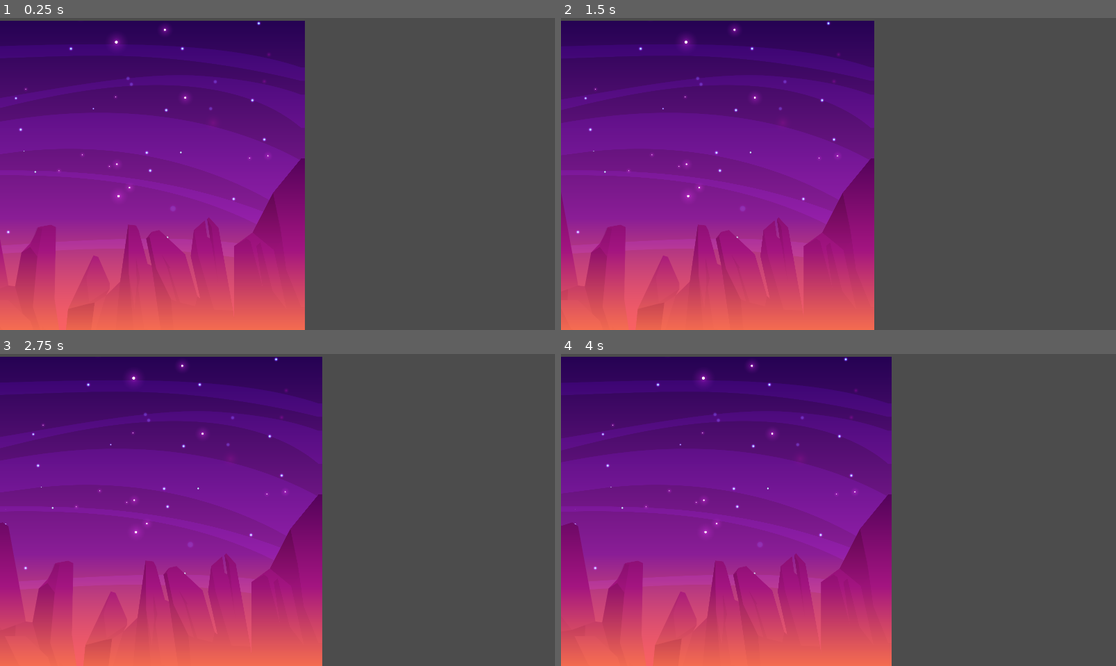
Above: before the commit, frames 1-4 (two rows, left to right).
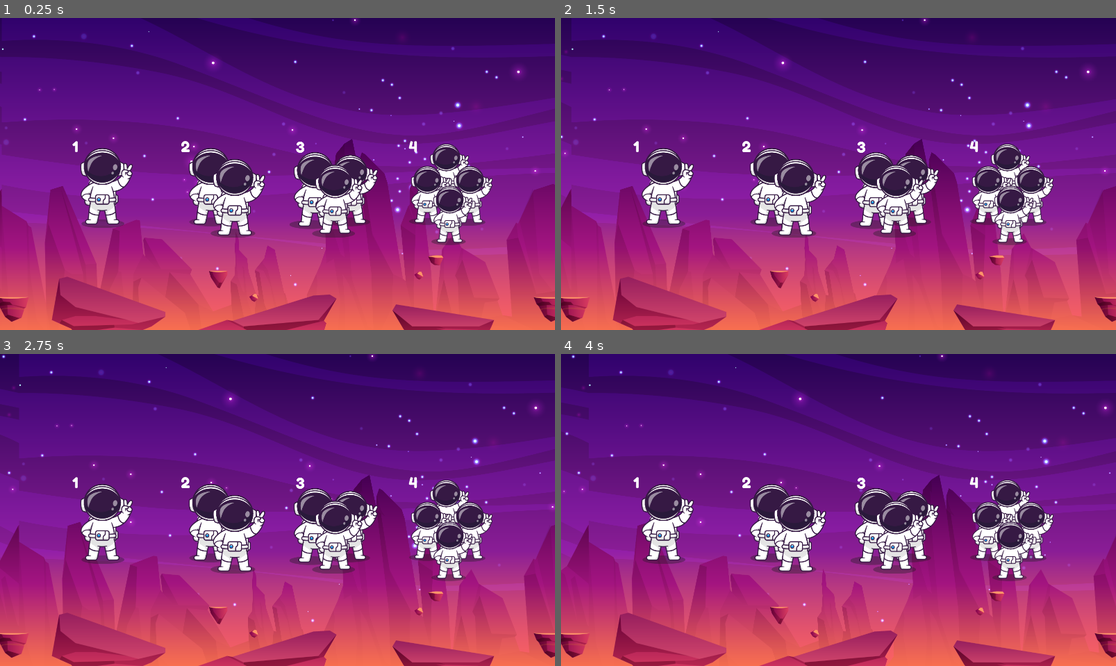
Above: after the commit, the same moments.

Repository: carrilloycardenas/Carrera-espacial
Game: Godot game, scene res://menus/numJugadores.tscn
Two runs of this game, one before a commit and one after it. Both use one fixed random seed, a clock stepped at 60 frames per second and the inputs below. The project has no main scene, so this scene is started directly.
Inputs (mouse positions are in pixels of both pictures, inside the frame that each line leads up to):
- Up to frame 1 (0.25 s): no input
- Up to frame 2 (1.5 s): click (660, 183) at 0.52 s; click (783, 189) at 1.27 s
- Up to frame 3 (2.75 s): click (333, 525) at 2.02 s
- Up to frame 4 (4 s): click (1010, 528) at 2.77 s; hold Right (ui_right) from 3.53 s (still down)

The runs differ from the first frame. In frame 1, 63% of the frame differs, in the area x 0-100%, y 0-100%; in frame 2, 62%; in frame 3, 61%; in frame 4, 60%.

Commit message:
Change the close popup
Changed the close popup in the board

Diff:
--- a/menus/numJugadores.tscn
+++ b/menus/numJugadores.tscn
@@ -1,19 +1,48 @@
-[gd_scene load_steps=3 format=2]
+[gd_scene load_steps=7 format=2]
 
-[ext_resource path="res://assets/FONDO ANIMADO/fondo-piedras.png" type="Texture" id=5]
-[ext_resource path="res://scripts/paralaxOnMenus.gd" type="Script" id=10]
+[ext_resource path="res://assets/cantidad-jugador-1.png" type="Texture" id=1]
+[ext_resource path="res://assets/cantidad-jugador-3.png" type="Texture" id=2]
+[ext_resource path="res://assets/cantidad-jugador-4.png" type="Texture" id=3]
+[ext_resource path="res://assets/cantidad-jugador-2.png" type="Texture" id=4]
+[ext_resource path="res://menus/paralax.tscn" type="PackedScene" id=5]
+[ext_resource path="res://assets/Screenshot from 2023-03-08 08-18-00.png" type="Texture" id=6]
 
-[node name="ParallaxBackground" type="ParallaxBackground"]
-script = ExtResource( 10 )
+[node name="Control" type="Control"]
+anchor_right = 1.0
+anchor_bottom = 1.0
 
-[node name="ParallaxLayer" type="ParallaxLayer" parent="."]
-position = Vector2( 1, 0 )
-scale = Vector2( 0.487111, 0.487111 )
-motion_mirroring = Vector2( 3840, 0 )
+[node name="ParallaxBackground" parent="." instance=ExtResource( 5 )]
 
-[node name="Sprite" type="Sprite" parent="ParallaxLayer"]
-position = Vector2( 3101.96, 1135.26 )
-scale = Vector2( 0.985401, 0.985401 )
-texture = ExtResource( 5 )
-region_enabled = true
-region_rect = Rect2( 0, 0, 6275.46, 2264.88 )
+[node name="ScreenshotFrom2023-03-0808-18-00" type="Sprite" parent="."]
+visible = false
+position = Vector2( 959.898, 539.25 )
+scale = Vector2( 1.09817, 1.09817 )
+texture = ExtResource( 6 )
+
+[node name="1Jugador" type="TextureButton" parent="."]
+margin_left = 249.0
+margin_top = 419.0
+margin_right = 460.0
+margin_bottom = 727.0
+texture_normal = ExtResource( 1 )
+
+[node name="2Jugador" type="TextureButton" parent="."]
+margin_left = 625.0
+margin_top = 419.0
+margin_right = 918.0
+margin_bottom = 761.0
+texture_normal = ExtResource( 4 )
+
+[node name="3Jugador" type="TextureButton" parent="."]
+margin_left = 1001.0
+margin_top = 421.0
+margin_right = 1307.0
+margin_bottom = 761.0
+texture_normal = ExtResource( 2 )
+
+[node name="4Jugador" type="TextureButton" parent="."]
+margin_left = 1413.0
+margin_top = 419.0
+margin_right = 1704.0
+margin_bottom = 786.0
+texture_normal = ExtResource( 3 )
--- a/menus/paralax.tscn
+++ b/menus/paralax.tscn
@@ -1,7 +1,8 @@
-[gd_scene load_steps=3 format=2]
+[gd_scene load_steps=4 format=2]
 
 [ext_resource path="res://scripts/paralaxOnMenus.gd" type="Script" id=1]
 [ext_resource path="res://assets/FONDO ANIMADO/fondo-piedras.png" type="Texture" id=2]
+[ext_resource path="res://assets/FONDO ANIMADO/imagen-piedras.png" type="Texture" id=3]
 
 [node name="ParallaxBackground" type="ParallaxBackground"]
 script = ExtResource( 1 )
@@ -15,3 +16,8 @@
 centered = false
 region_enabled = true
 region_rect = Rect2( 0, 0, 6260.29, 2261.97 )
+
+[node name="Imagen-piedras" type="Sprite" parent="."]
+position = Vector2( 1180, 963 )
+scale = Vector2( 0.843195, 0.843195 )
+texture = ExtResource( 3 )
--- a/sprites/astro-ques.tscn
+++ b/sprites/astro-ques.tscn
@@ -20,7 +20,7 @@
 [node name="Node2D" type="Node2D"]
 
 [node name="AnimatedSprite" type="AnimatedSprite" parent="."]
-scale = Vector2( 0.2, 0.2 )
+scale = Vector2( 0.3, 0.3 )
 frames = SubResource( 1 )
 frame = 1
 playing = true
--- a/tablero/tablero.tscn
+++ b/tablero/tablero.tscn
@@ -19,13 +19,13 @@
 [ext_resource path="res://assets/astronauta-3-verde.png" type="Texture" id=17]
 [ext_resource path="res://assets/astronauta-4-azul.png" type="Texture" id=18]
 [ext_resource path="res://sprites/astro1.tscn" type="PackedScene" id=19]
-[ext_resource path="res://assets/contenedor-advertencia.png" type="Texture" id=20]
+[ext_resource path="res://assets/SALIR/contenedor-salir.png" type="Texture" id=20]
 [ext_resource path="res://sprites/astro-ques.tscn" type="PackedScene" id=21]
-[ext_resource path="res://assets/Hover-seleccion.jugadores.png" type="Texture" id=22]
-[ext_resource path="res://assets/boton-ok.png" type="Texture" id=23]
-[ext_resource path="res://assets/boton-ok-hover.png" type="Texture" id=24]
-[ext_resource path="res://assets/boton-regresar-hover.png" type="Texture" id=25]
-[ext_resource path="res://assets/Boton-regresar.png" type="Texture" id=26]
+[ext_resource path="res://assets/SALIR/fondo-pop ups.png" type="Texture" id=22]
+[ext_resource path="res://assets/SALIR/Boton-si-salir.png" type="Texture" id=23]
+[ext_resource path="res://assets/SALIR/Boton-no-hover.png" type="Texture" id=24]
+[ext_resource path="res://assets/SALIR/boton-si-hover.png" type="Texture" id=25]
+[ext_resource path="res://assets/SALIR/Boton-no-salir.png" type="Texture" id=26]
 
 [sub_resource type="DynamicFont" id=1]
 size = 37
@@ -170,18 +170,18 @@
 texture = ExtResource( 20 )
 
 [node name="alto" type="Label" parent="Hover-seleccionjugadores"]
-margin_left = -16.4464
+margin_left = -47.425
 margin_top = -70.2927
-margin_right = 68.5536
+margin_right = 37.575
 margin_bottom = -30.2927
 rect_scale = Vector2( 0.5, 1 )
 custom_fonts/font = SubResource( 2 )
 text = "¡Alto!"
 
 [node name="Label" type="Label" parent="Hover-seleccionjugadores"]
-margin_left = -16.4465
+margin_left = -47.4251
 margin_top = -27.4357
-margin_right = 158.553
+margin_right = 127.574
 margin_bottom = 21.5643
 rect_scale = Vector2( 0.5, 1 )
 custom_fonts/font = SubResource( 3 )
@@ -189,27 +189,27 @@
  salir?"
 
 [node name="btn-regresar" type="TextureButton" parent="Hover-seleccionjugadores"]
-margin_left = -17.8467
-margin_top = 33.7882
-margin_right = 54.1533
-margin_bottom = 75.7878
+margin_left = 0.355423
+margin_top = 34.1963
+margin_right = 72.3554
+margin_bottom = 76.1959
 rect_scale = Vector2( 0.5, 1 )
 texture_normal = ExtResource( 26 )
+texture_hover = ExtResource( 24 )
+expand = true
+
+[node name="btn-salir" type="TextureButton" parent="Hover-seleccionjugadores"]
+margin_left = -56.5263
+margin_top = 37.4616
+margin_right = 27.4738
+margin_bottom = 76.4616
+rect_scale = Vector2( 0.5, 1 )
+texture_normal = ExtResource( 23 )
 texture_hover = ExtResource( 25 )
 expand = true
 
-[node name="btn-salir" type="TextureButton" parent="Hover-seleccionjugadores"]
-margin_left = 29.7589
-margin_top = 36.6453
-margin_right = 113.759
-margin_bottom = 75.6453
-rect_scale = Vector2( 0.5, 1 )
-texture_normal = ExtResource( 23 )
-texture_hover = ExtResource( 24 )
-expand = true
-
 [node name="Node2D" parent="Hover-seleccionjugadores" instance=ExtResource( 21 )]
-position = Vector2( -50.9257, -2.53799 )
+position = Vector2( 78.4145, -8.25222 )
 scale = Vector2( 0.328164, 0.765298 )
 
 [node name="astro1" parent="." instance=ExtResource( 19 )]
Binary file added: assets/SALIR/Boton-no-hover.png
Not shown, added: assets/SALIR/Boton-no-hover.png.import
Binary file added: assets/SALIR/Boton-no-salir.png
Not shown, added: assets/SALIR/Boton-no-salir.png.import
Binary file added: assets/SALIR/Boton-si-salir.png
Not shown, added: assets/SALIR/Boton-si-salir.png.import
Binary file added: assets/SALIR/boton-si-hover.png
Not shown, added: assets/SALIR/boton-si-hover.png.import
Binary file added: assets/SALIR/contenedor-salir.png
Not shown, added: assets/SALIR/contenedor-salir.png.import
Binary file added: assets/SALIR/fondo-pop ups.png
Not shown, added: assets/SALIR/fondo-pop ups.png.import
